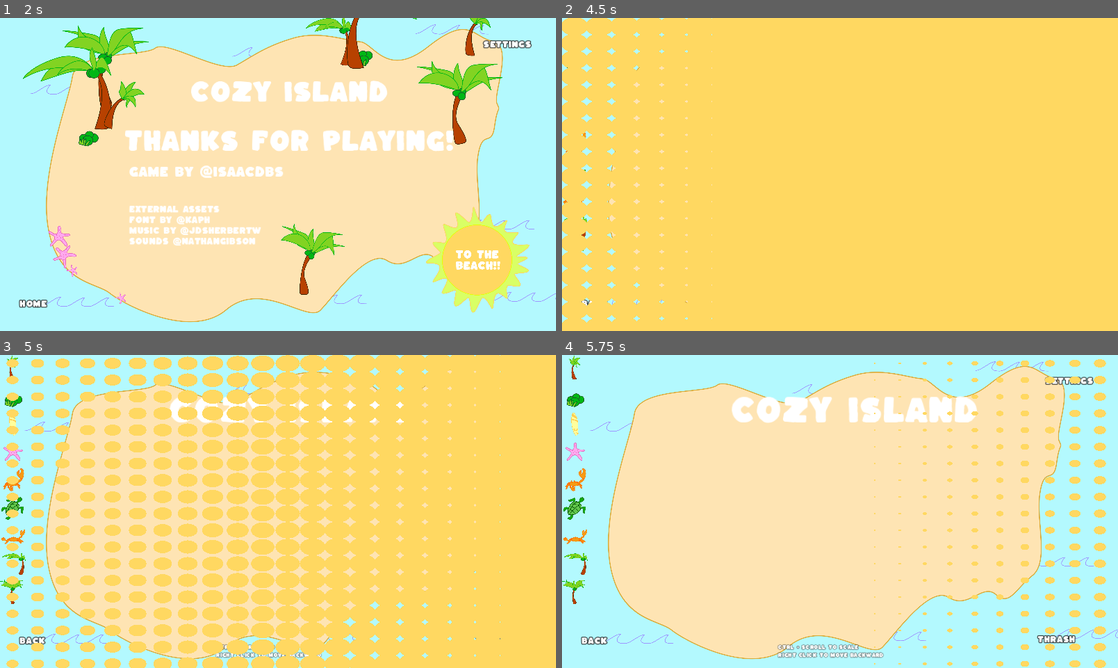
Above: before the commit, frames 1-4 (two rows, left to right).
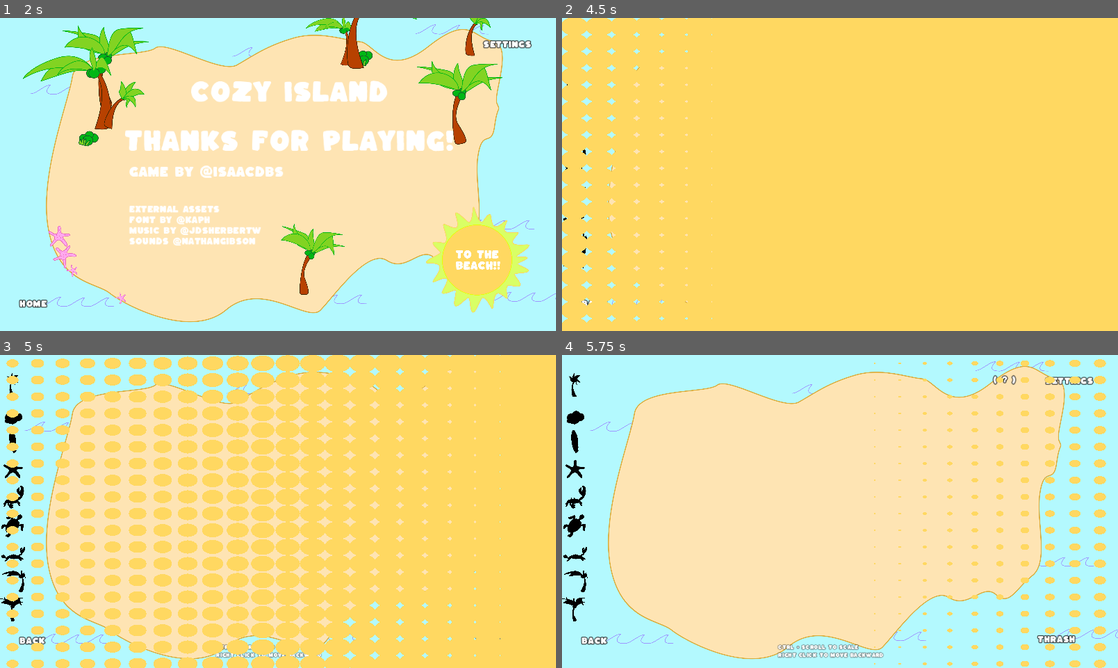
Above: after the commit, the same moments.

Repository: isaacdb/CozyIsland
Game: Godot game, scene res://Levels/final.tscn
Same seed, same stepped clock (60 frames per second), same inputs: the game is played once before the commit and once after it. This scene is started directly instead of the project's main scene. The engine's default icon, where the game draws it, is replaced by a stand-in: a white triangle on a blue panel in a dark square.
Inputs:
- Up to frame 1 (2 s): click "Settings" at 0.5 s; click "Restart" at 1.25 s
- Up to frame 2 (4.5 s): click "Restart" at 2 s; click "Restart" at 2.75 s; click "Next" at 3.5 s; click "Settings" at 4.25 s
- Up to frame 3 (5 s): no input
- Up to frame 4 (5.75 s): click "Restart" at 5 s

Frame 1 is identical in both runs. In frame 2, less than 0.1% of the frame differs, in the area x 0-5%, y 15-80%; in frame 3, 1.6%; in frame 4, 3.7%, in the area x 0-82%, y 0-86%.

Commit message:
improves after feedbacks

Diff:
--- a/Levels/Island/button_place.tscn
+++ b/Levels/Island/button_place.tscn
@@ -17,3 +17,4 @@
 anchor_bottom = 1.0
 grow_horizontal = 2
 grow_vertical = 2
+action_mode = 0
--- a/Levels/Island/island.gd
+++ b/Levels/Island/island.gd
@@ -1,15 +1,31 @@
 extends Node2D
 class_name Island
+
 @onready var back_button = $CanvasLayer/BackButton as Button
+@onready var button_info = $CanvasLayer/ButtonInfo as Button
+@onready var info = $CanvasLayer/Info as Label
 
 var _save : SaveIsland
 var _parent_itens : Node2D
+var _info_on := false
 
 func _ready():
 	back_button.pressed.connect(on_back_press)
+	button_info.pressed.connect(on_info_press)
 	_parent_itens = get_tree().get_first_node_in_group('Items')
 	load_island()
 	pass
+
+func on_info_press() -> void:
+	_info_on = !_info_on
+	var tween = get_tree().create_tween()
+	if _info_on:
+		tween.tween_property(info, "position:y", 90, 1).set_ease(Tween.EASE_OUT).set_trans(Tween.TRANS_BACK)
+	else:
+		tween.tween_property(info, "position:y", -200, 1).set_ease(Tween.EASE_OUT).set_trans(Tween.TRANS_BACK)
+	tween.play()
+	pass
+
 
 func load_island():
 	if SaveIsland.save_exists():
--- a/Levels/final.tscn
+++ b/Levels/final.tscn
@@ -20,6 +20,7 @@
 [ext_resource type="Script" path="res://Scripts/Gameplay/fade_shader.gd" id="17_5qcxw"]
 [ext_resource type="Script" path="res://Scripts/Gameplay/hover_control.gd" id="17_7t2fn"]
 [ext_resource type="Theme" uid="uid://dv3w4syw7lh2d" path="res://new_theme.tres" id="18_bnkk6"]
+[ext_resource type="PackedScene" uid="uid://cjvj3w2bh584e" path="res://UI/Settings/General/GeneralSettingOption/general_setting_option.tscn" id="19_xrumg"]
 
 [sub_resource type="ShaderMaterial" id="ShaderMaterial_y4srq"]
 resource_local_to_scene = true
@@ -325,6 +326,14 @@
 layout_mode = 2
 mouse_filter = 1
 
+[node name="PanelContainer3" type="PanelContainer" parent="CanvasLayer/MusicSlider/VBoxContainer"]
+self_modulate = Color(1, 1, 1, 0)
+layout_mode = 2
+
+[node name="GeneralSettingOption" parent="CanvasLayer/MusicSlider/VBoxContainer/PanelContainer3" instance=ExtResource("19_xrumg")]
+layout_mode = 2
+label_name = "Mobile"
+
 [node name="ButtonHome" type="Button" parent="CanvasLayer"]
 self_modulate = Color(1, 1, 1, 0)
 anchors_preset = 7
--- a/Levels/intro.tscn
+++ b/Levels/intro.tscn
@@ -239,6 +239,7 @@
 intensity = 2.0
 
 [node name="Fade" type="ColorRect" parent="CanvasLayer"]
+visible = false
 anchors_preset = 15
 anchor_right = 1.0
 anchor_bottom = 1.0
--- a/Levels/island.tscn
+++ b/Levels/island.tscn
@@ -10,6 +10,7 @@
 [ext_resource type="Texture2D" uid="uid://i8p56bqcbvj0" path="res://NewComponents/ComposeItem/2Tree/tree02.png" id="7_hhd63"]
 [ext_resource type="Texture2D" uid="uid://dfm88cgjjac2k" path="res://NewComponents/ComposeItem/1Coconut/coconut.png" id="8_a6y0s"]
 [ext_resource type="Texture2D" uid="uid://dkjh2j2qxtqjw" path="res://NewComponents/ComposeItem/1Star/star.png" id="9_3o0gp"]
+[ext_resource type="PackedScene" uid="uid://cjvj3w2bh584e" path="res://UI/Settings/General/GeneralSettingOption/general_setting_option.tscn" id="9_335gf"]
 [ext_resource type="PackedScene" uid="uid://c8u5k808qowge" path="res://Levels/Island/button_place.tscn" id="9_y4uxy"]
 [ext_resource type="Script" path="res://Scripts/Gameplay/hover_control.gd" id="10_dy10q"]
 [ext_resource type="PackedScene" uid="uid://cxo6heygywh7x" path="res://NewComponents/ComposeItem/1Coconut/1_coconut_place.tscn" id="10_ms5a5"]
@@ -30,6 +31,7 @@
 [ext_resource type="Texture2D" uid="uid://y0m7h52v2km7" path="res://icon.svg" id="24_sxh0e"]
 [ext_resource type="PackedScene" uid="uid://dogxrjupahngp" path="res://NewComponents/ComposeItem/5Tree01/5_tree_01_place.tscn" id="25_c8dhl"]
 [ext_resource type="PackedScene" uid="uid://bcwk2ecwr37id" path="res://NewComponents/ComposeItem/5Tree02/5_tree_02_place.tscn" id="27_akhtm"]
+[ext_resource type="Script" path="res://Scripts/Gameplay/tip_controller.gd" id="32_5kqqq"]
 
 [sub_resource type="ShaderMaterial" id="ShaderMaterial_4h1wg"]
 resource_local_to_scene = true
@@ -173,9 +175,21 @@
 layout_mode = 2
 mouse_filter = 1
 
+[node name="PanelContainer3" type="PanelContainer" parent="CanvasLayer/MusicSlider/VBoxContainer"]
+self_modulate = Color(1, 1, 1, 0)
+layout_mode = 2
+
+[node name="GeneralSettingOption" parent="CanvasLayer/MusicSlider/VBoxContainer/PanelContainer3" instance=ExtResource("9_335gf")]
+layout_mode = 2
+label_name = "Mobile"
+
 [node name="VBoxContainer" type="VBoxContainer" parent="CanvasLayer"]
 offset_right = 54.0
 offset_bottom = 173.0
+
+[node name="MarginContainer" type="MarginContainer" parent="CanvasLayer/VBoxContainer"]
+layout_mode = 2
+theme_override_constants/margin_top = 32
 
 [node name="2Tree" parent="CanvasLayer/VBoxContainer" instance=ExtResource("9_y4uxy")]
 layout_mode = 2
@@ -267,6 +281,109 @@
 
 [node name="AudioStreamPlayer2D" type="AudioStreamPlayer2D" parent="CanvasLayer/BackButton"]
 
+[node name="Thrash" type="Label" parent="CanvasLayer"]
+anchors_preset = 3
+anchor_left = 1.0
+anchor_top = 1.0
+anchor_right = 1.0
+anchor_bottom = 1.0
+offset_left = -167.0
+offset_top = -78.0
+offset_bottom = -38.0
+grow_horizontal = 0
+grow_vertical = 0
+theme = ExtResource("16_gy3je")
+text = "Thrash"
+vertical_alignment = 1
+
+[node name="Info" type="Label" parent="CanvasLayer"]
+anchors_preset = 5
+anchor_left = 0.5
+anchor_right = 0.5
+offset_left = 76.0
+offset_top = -200.0
+offset_right = 388.0
+offset_bottom = -139.0
+grow_horizontal = 2
+theme = ExtResource("16_gy3je")
+theme_override_constants/outline_size = 2
+theme_override_font_sizes/font_size = 10
+text = "This is your private island, use your
+item collection to decore it as you like.
+Create your own private beach!
+Have fun :)"
+vertical_alignment = 1
+
+[node name="ButtonInfo" type="Button" parent="CanvasLayer"]
+self_modulate = Color(1, 1, 1, 0)
+anchors_preset = 1
+anchor_left = 1.0
+anchor_right = 1.0
+offset_left = -278.0
+offset_top = 32.0
+offset_right = -194.0
+offset_bottom = 72.0
+grow_horizontal = 0
+script = ExtResource("10_dy10q")
+
+[node name="Info" type="Label" parent="CanvasLayer/ButtonInfo"]
+layout_mode = 1
+anchors_preset = 15
+anchor_right = 1.0
+anchor_bottom = 1.0
+grow_horizontal = 2
+grow_vertical = 2
+theme = ExtResource("16_gy3je")
+text = "( ? )"
+horizontal_alignment = 1
+vertical_alignment = 1
+
+[node name="AudioStreamPlayer2D" type="AudioStreamPlayer2D" parent="CanvasLayer/ButtonInfo"]
+
+[node name="TipControl" type="Control" parent="CanvasLayer"]
+layout_mode = 3
+anchors_preset = 0
+offset_right = 40.0
+offset_bottom = 40.0
+script = ExtResource("32_5kqqq")
+
+[node name="Tip" type="Label" parent="CanvasLayer/TipControl"]
+layout_mode = 1
+anchors_preset = 3
+anchor_left = 1.0
+anchor_top = 1.0
+anchor_right = 1.0
+anchor_bottom = 1.0
+offset_left = 407.0
+offset_top = 561.0
+offset_right = 626.0
+offset_bottom = 590.0
+grow_horizontal = 0
+grow_vertical = 0
+theme = ExtResource("16_gy3je")
+theme_override_constants/outline_size = 2
+theme_override_font_sizes/font_size = 10
+text = "Ctrl + Scroll to scale
+Right click to move backward"
+
+[node name="TipMobile" type="Label" parent="CanvasLayer/TipControl"]
+visible = false
+layout_mode = 1
+anchors_preset = 3
+anchor_left = 1.0
+anchor_top = 1.0
+anchor_right = 1.0
+anchor_bottom = 1.0
+offset_left = 407.0
+offset_top = 561.0
+offset_right = 626.0
+offset_bottom = 590.0
+grow_horizontal = 0
+grow_vertical = 0
+theme = ExtResource("16_gy3je")
+theme_override_constants/outline_size = 2
+theme_override_font_sizes/font_size = 10
+
 [node name="FadeShader" type="ColorRect" parent="CanvasLayer"]
 visible = false
 material = SubResource("ShaderMaterial_4h1wg")
@@ -279,51 +396,6 @@
 size_flags_vertical = 4
 script = ExtResource("18_07nni")
 
-[node name="Label" type="Label" parent="CanvasLayer"]
-anchors_preset = 3
-anchor_left = 1.0
-anchor_top = 1.0
-anchor_right = 1.0
-anchor_bottom = 1.0
-offset_left = -653.0
-offset_top = -41.0
-offset_right = -486.0
-offset_bottom = -18.0
-grow_horizontal = 0
-grow_vertical = 0
-theme = ExtResource("16_gy3je")
-theme_override_constants/outline_size = 2
-theme_override_font_sizes/font_size = 10
-text = "Ctrl + Scroll to scale
-Right click to move backward"
-
-[node name="Thrash" type="Label" parent="CanvasLayer"]
-anchors_preset = 3
-anchor_left = 1.0
-anchor_top = 1.0
-anchor_right = 1.0
-anchor_bottom = 1.0
-offset_left = -167.0
-offset_top = -78.0
-offset_bottom = -38.0
-grow_horizontal = 0
-grow_vertical = 0
-theme = ExtResource("16_gy3je")
-text = "Thrash"
-vertical_alignment = 1
-
-[node name="Title" type="Label" parent="CanvasLayer"]
-offset_left = 178.0
-offset_top = 81.0
-offset_right = 1035.0
-offset_bottom = 151.0
-theme = ExtResource("16_gy3je")
-theme_override_constants/outline_size = 0
-theme_override_font_sizes/font_size = 60
-text = "Cozy island"
-horizontal_alignment = 1
-vertical_alignment = 1
-
 [node name="Thrash" type="Area2D" parent="." groups=["Thrash"]]
 position = Vector2(1166, 639)
 
--- a/Levels/level_01.tscn
+++ b/Levels/level_01.tscn
@@ -9,6 +9,7 @@
 [ext_resource type="Script" path="res://Scripts/Gameplay/slot_manager.gd" id="7_lcdr6"]
 [ext_resource type="PackedScene" uid="uid://rsym1ygndspd" path="res://UI/canvas_layer.tscn" id="11_actjg"]
 [ext_resource type="Script" path="res://Scripts/Gameplay/safe_area.gd" id="12_uk21e"]
+[ext_resource type="Script" path="res://Scripts/Gameplay/tip_controller.gd" id="12_x2qpk"]
 [ext_resource type="Texture2D" uid="uid://i8p56bqcbvj0" path="res://NewComponents/ComposeItem/2Tree/tree02.png" id="13_detfn"]
 [ext_resource type="Script" path="res://Scripts/Gameplay/item_collect.gd" id="14_w6xw4"]
 [ext_resource type="Theme" uid="uid://dv3w4syw7lh2d" path="res://new_theme.tres" id="19_tcyph"]
@@ -113,19 +114,35 @@
 next_scene = "level_02"
 current_level = "01"
 
-[node name="Tip" type="Label" parent="."]
-offset_left = -147.0
-offset_top = 155.0
-offset_right = 148.0
-offset_bottom = 179.0
-theme = ExtResource("19_tcyph")
-theme_override_font_sizes/font_size = 20
-text = "Tap or hold to drag"
-script = ExtResource("20_dg8mg")
-
 [node name="Sprite2D" type="Sprite2D" parent="."]
 position = Vector2(7, 819)
 scale = Vector2(0.3, 0.3)
 texture = ExtResource("13_detfn")
 script = ExtResource("14_w6xw4")
 item_name = "2Tree"
+
+[node name="TipController" type="Node2D" parent="."]
+script = ExtResource("12_x2qpk")
+
+[node name="Tip" type="Label" parent="TipController"]
+offset_left = -147.0
+offset_top = 155.0
+offset_right = 149.0
+offset_bottom = 206.0
+theme = ExtResource("19_tcyph")
+theme_override_font_sizes/font_size = 20
+text = "Tap or hold to drag
+Fill all the squares"
+script = ExtResource("20_dg8mg")
+
+[node name="TipMobile" type="Label" parent="TipController"]
+visible = false
+offset_left = -147.0
+offset_top = 155.0
+offset_right = 149.0
+offset_bottom = 206.0
+theme = ExtResource("19_tcyph")
+theme_override_font_sizes/font_size = 20
+text = "Tap and hold to drag
+Fill all the squares"
+script = ExtResource("20_dg8mg")
--- a/Levels/level_02.tscn
+++ b/Levels/level_02.tscn
@@ -8,6 +8,7 @@
 [ext_resource type="Script" path="res://Scripts/Gameplay/slot_manager.gd" id="6_bm6sq"]
 [ext_resource type="PackedScene" uid="uid://r2vosq7ralyx" path="res://NewComponents/ComposeItem/2Tree/2_tree.tscn" id="8_the4i"]
 [ext_resource type="PackedScene" uid="uid://rsym1ygndspd" path="res://UI/canvas_layer.tscn" id="9_6h6oq"]
+[ext_resource type="Script" path="res://Scripts/Gameplay/tip_controller.gd" id="10_a603s"]
 [ext_resource type="Script" path="res://Scripts/Gameplay/safe_area.gd" id="12_hm2w1"]
 [ext_resource type="Theme" uid="uid://dv3w4syw7lh2d" path="res://new_theme.tres" id="17_cb2k4"]
 [ext_resource type="Script" path="res://Scripts/Gameplay/tween_float.gd" id="18_dx070"]
@@ -121,12 +122,28 @@
 next_scene = "level_03"
 current_level = "02"
 
-[node name="Tip" type="Label" parent="."]
-offset_left = -151.0
-offset_top = 152.0
-offset_right = 144.0
-offset_bottom = 176.0
+[node name="TipController" type="Node2D" parent="."]
+script = ExtResource("10_a603s")
+
+[node name="Tip" type="Label" parent="TipController"]
+offset_left = -147.0
+offset_top = 155.0
+offset_right = 149.0
+offset_bottom = 206.0
 theme = ExtResource("17_cb2k4")
 theme_override_font_sizes/font_size = 20
-text = "Tap or hold to drag"
+text = "Tap or hold to drag
+Fill all the squares"
 script = ExtResource("18_dx070")
+
+[node name="TipMobile" type="Label" parent="TipController"]
+visible = false
+offset_left = -147.0
+offset_top = 155.0
+offset_right = 149.0
+offset_bottom = 206.0
+theme = ExtResource("17_cb2k4")
+theme_override_font_sizes/font_size = 20
+text = "Tap and hold to drag
+Fill all the squares"
+script = ExtResource("18_dx070")
--- a/Levels/level_03.tscn
+++ b/Levels/level_03.tscn
@@ -8,6 +8,7 @@
 [ext_resource type="Script" path="res://Scripts/Gameplay/slot_manager.gd" id="6_hbu31"]
 [ext_resource type="PackedScene" uid="uid://r2vosq7ralyx" path="res://NewComponents/ComposeItem/2Tree/2_tree.tscn" id="7_2nadx"]
 [ext_resource type="PackedScene" uid="uid://rsym1ygndspd" path="res://UI/canvas_layer.tscn" id="9_314gp"]
+[ext_resource type="Script" path="res://Scripts/Gameplay/tip_controller.gd" id="10_qpc1f"]
 [ext_resource type="Script" path="res://Scripts/Gameplay/safe_area.gd" id="11_0atqk"]
 [ext_resource type="Theme" uid="uid://dv3w4syw7lh2d" path="res://new_theme.tres" id="17_y5kov"]
 [ext_resource type="Script" path="res://Scripts/Gameplay/tween_float.gd" id="18_sngbs"]
@@ -111,14 +112,27 @@
 next_scene = "level_04"
 current_level = "03"
 
-[node name="Tip" type="Label" parent="."]
-offset_left = -167.0
-offset_top = 122.0
-offset_right = 150.0
-offset_bottom = 173.0
+[node name="TipController" type="Node2D" parent="."]
+script = ExtResource("10_qpc1f")
+
+[node name="Tip" type="Label" parent="TipController"]
+offset_left = -147.0
+offset_top = 155.0
+offset_right = 149.0
+offset_bottom = 206.0
 theme = ExtResource("17_y5kov")
 theme_override_font_sizes/font_size = 20
 text = "Scroll or right click
-to rotate"
-horizontal_alignment = 1
+to rotate while dragging"
 script = ExtResource("18_sngbs")
+
+[node name="TipMobile" type="Label" parent="TipController"]
+visible = false
+offset_left = -147.0
+offset_top = 155.0
+offset_right = 149.0
+offset_bottom = 206.0
+theme = ExtResource("17_y5kov")
+theme_override_font_sizes/font_size = 20
+text = "Tap to rotate"
+script = ExtResource("18_sngbs")
--- a/NewComponents/ComposeItem/compose_item.gd
+++ b/NewComponents/ComposeItem/compose_item.gd
@@ -76,8 +76,16 @@
 	if not _is_dragging:
 		return
 
-	if (_position_click - get_global_mouse_position()).length() < 10:
-		return
+	if GeneralSettingsManager.mobile:
+		_is_dragging = false
+		if (_position_click - get_global_mouse_position()).length() < 10:
+			rotate_aux("up")
+			await get_tree().create_timer(0.3).timeout
+		pass
+	else:
+		if (_position_click - get_global_mouse_position()).length() < 10:
+			return
+		pass
 
 	_is_dragging = false
 	drop_item()
--- a/NewComponents/ComposeItem/place_item.gd
+++ b/NewComponents/ComposeItem/place_item.gd
@@ -96,8 +96,15 @@
 	if not _is_dragging:
 		return
 
-	if (_position_click - get_global_mouse_position()).length() < 10:
-		return
+	if GeneralSettingsManager.mobile:
+		_is_dragging = false
+		if (_position_click - get_global_mouse_position()).length() < 10:
+			rotate_aux("up")
+		pass
+	else:
+		if (_position_click - get_global_mouse_position()).length() < 10:
+			return
+		pass
 
 	drop_item()
 	pass
--- a/Scripts/Gameplay/button_place.gd
+++ b/Scripts/Gameplay/button_place.gd
@@ -8,12 +8,11 @@
 
 func _ready():
 	texture = item_texture
-	var avaiable = true
+	var avaiable = Global.list_itens_avaiable.any(func(i): return i == item_name)
 	if avaiable:
 		button.pressed.connect(on_pressed)
 	else:
 		modulate = Color.BLACK
-
 	pass
 
 func on_pressed():
--- a/Scripts/Gameplay/fade_shader.gd
+++ b/Scripts/Gameplay/fade_shader.gd
@@ -18,7 +18,6 @@
 
 func fade_out():
 	visible = true
-	#rotation_degrees = 180
 	var tween = create_tween()
 	tween.tween_property(material, "shader_parameter/position", -1.5, 2)
 	tween.play()
--- a/Scripts/Gameplay/hover_control.gd
+++ b/Scripts/Gameplay/hover_control.gd
@@ -1,19 +1,29 @@
-extends Control
+extends Button
 
 @onready var audio_stream = $AudioStreamPlayer2D as AudioStreamPlayer2D
 
 var _hover_clip = preload("res://Sounds/hover.ogg") as AudioStream
 var _original_scale : Vector2
 var _hover_scale : Vector2
+var _click_scale : Vector2
 
 func _ready():
 	_original_scale = scale
 	_hover_scale = scale * 1.1
+	_click_scale = scale * 0.6
 	audio_stream.stream = _hover_clip
 	audio_stream.bus = "Sound"
 
 	mouse_entered.connect(Callable(on_hover_button_next).bind(true))
 	mouse_exited.connect(Callable(on_hover_button_next).bind(false))
+	pressed.connect(on_pressed)
+	pass
+
+func on_pressed():
+	audio_stream.play()
+	var tween = get_tree().create_tween()
+	tween.tween_property(self, "scale", _click_scale, 0.1).set_ease(Tween.EASE_OUT).set_trans(Tween.TRANS_CUBIC)
+	tween.tween_property(self, "scale", _hover_scale, 0.1).set_ease(Tween.EASE_OUT).set_trans(Tween.TRANS_CUBIC)
 	pass
 
 func on_hover_button_next(is_on_hover: bool) -> void:
--- a/Scripts/Gameplay/intro.gd
+++ b/Scripts/Gameplay/intro.gd
@@ -38,7 +38,10 @@
 	pass
 
 func _process(delta):
-	if Input.is_action_just_pressed("space") and _can_skip:
+	if not _can_skip:
+		return
+
+	if Input.is_action_just_pressed("space") or Input.is_action_just_pressed("click"):
 		_switch_scene()
 	pass
 
--- a/Scripts/Gameplay/level_completed.gd
+++ b/Scripts/Gameplay/level_completed.gd
@@ -7,6 +7,7 @@
 @onready var button_restart = $Control/ButtonRestart as Button
 @onready var level = $Control/Level as Label
 @onready var button_home = $Control/ButtonHome as Button
+@onready var button_rotate = $Control/ButtonRotate as Button
 
 var _levels_path := "res://Levels/"
 
@@ -17,6 +18,10 @@
 	button_restart.pressed.connect(on_restart)
 	button_home.pressed.connect(on_home_pressed)
 	level.text = current_level + "/20"
+
+	button_rotate.pressed.connect(func(): Global.rotate_mobile.emit())
+	button_rotate.visible = false
+	#Global.control_change.connect(func(): button_rotate.visible = GeneralSettingsManager.mobile)
 	pass
 
 func completed() -> void:
--- /dev/null
+++ b/Scripts/Gameplay/tip_controller.gd
@@ -0,0 +1,14 @@
+extends Node
+
+@onready var tip = $Tip as Label
+@onready var tip_mobile = $TipMobile as Label
+
+func _ready():
+	Global.control_change.connect(on_control_change)
+	on_control_change()
+	pass
+
+func on_control_change():
+	tip.visible = not GeneralSettingsManager.mobile
+	tip_mobile.visible = GeneralSettingsManager.mobile
+	pass
--- a/Scripts/Singletons/GeneralSettingsManager.gd
+++ b/Scripts/Singletons/GeneralSettingsManager.gd
@@ -3,7 +3,10 @@
 
 var cameraShake: bool = true
 var dustParticles: bool = true
-
+var mobile: bool = false:
+	set(value):
+		mobile = value
+		Global.control_change.emit()
 
 func set_prop_setting_value(prop: PropName, value) -> void:
 	match prop:
@@ -11,13 +14,16 @@
 			cameraShake = value
 		PropName.DUST_PARTICLE:
 			dustParticles = value
+		PropName.MOBILE:
+			mobile = value
 		_:
 			assert(false, "Prop setting '" + str(prop) + "' is not mapped");
 	pass
 
 enum PropName {
 	CAMERA_SHAKE,
-	DUST_PARTICLE
+	DUST_PARTICLE,
+	MOBILE,
 }
 
 enum PropType {
--- a/Scripts/Singletons/Global.gd
+++ b/Scripts/Singletons/Global.gd
@@ -3,6 +3,8 @@
 signal attach_item
 signal level_complete
 signal switch_level
+signal rotate_mobile
+signal control_change
 
 var is_dragging := false
 var current_scene : String = "res://Levels/level_01.tscn"
--- a/UI/Settings/General/GeneralSettingOption/GeneralSettingOption.gd
+++ b/UI/Settings/General/GeneralSettingOption/GeneralSettingOption.gd
@@ -1,7 +1,7 @@
 extends HBoxContainer
 
 
-@export var prop_name : GeneralSettingsManager.PropName = GeneralSettingsManager.PropName.CAMERA_SHAKE
+@export var prop_name : GeneralSettingsManager.PropName = GeneralSettingsManager.PropName.MOBILE
 @export var prop_type : GeneralSettingsManager.PropType = GeneralSettingsManager.PropType.TOGGLE
 @export var label_name : String = "Default"
 
@@ -26,6 +26,7 @@
 	label.text = label_name;
 	spacer_toggle_button.visible = prop_type == GeneralSettingsManager.PropType.TOGGLE;
 	toggle_button.visible = prop_type == GeneralSettingsManager.PropType.TOGGLE;
+	toggle_button.button_pressed = false
 	slider.visible = prop_type == GeneralSettingsManager.PropType.SLIDER;
 	pass
 
--- a/UI/Settings/General/GeneralSettingOption/general_setting_option.tscn
+++ b/UI/Settings/General/GeneralSettingOption/general_setting_option.tscn
@@ -1,6 +1,7 @@
-[gd_scene load_steps=2 format=3 uid="uid://cjvj3w2bh584e"]
+[gd_scene load_steps=3 format=3 uid="uid://cjvj3w2bh584e"]
 
 [ext_resource type="Script" path="res://UI/Settings/General/GeneralSettingOption/GeneralSettingOption.gd" id="1_iepvs"]
+[ext_resource type="Theme" uid="uid://dv3w4syw7lh2d" path="res://new_theme.tres" id="2_jap2n"]
 
 [node name="GeneralSettingOption" type="HBoxContainer"]
 anchors_preset = 10
@@ -15,6 +16,7 @@
 [node name="Label" type="Label" parent="."]
 unique_name_in_owner = true
 layout_mode = 2
+theme = ExtResource("2_jap2n")
 text = "Toggle"
 
 [node name="SpacerToggleButton" type="Control" parent="."]
--- a/UI/canvas_layer.tscn
+++ b/UI/canvas_layer.tscn
@@ -9,6 +9,7 @@
 [ext_resource type="Script" path="res://Scripts/Gameplay/hover_control.gd" id="6_dbr8w"]
 [ext_resource type="Theme" uid="uid://dv3w4syw7lh2d" path="res://new_theme.tres" id="7_nlf8k"]
 [ext_resource type="Shader" path="res://Scripts/Shaders/transition_points.gdshader" id="8_snpme"]
+[ext_resource type="PackedScene" uid="uid://cjvj3w2bh584e" path="res://UI/Settings/General/GeneralSettingOption/general_setting_option.tscn" id="9_4xvrf"]
 [ext_resource type="Script" path="res://Scripts/Gameplay/fade_shader.gd" id="9_uoost"]
 
 [sub_resource type="ShaderMaterial" id="ShaderMaterial_6bvuy"]
@@ -39,19 +40,37 @@
 anchors_preset = 5
 anchor_left = 0.5
 anchor_right = 0.5
-offset_left = -95.5
-offset_right = 95.5
-offset_bottom = 187.0
+offset_left = -95.0
+offset_top = -36.0
+offset_right = 96.0
+offset_bottom = 196.0
 grow_horizontal = 2
 scale = Vector2(0.8, 0.8)
 pivot_offset = Vector2(90, 90)
 text = "Next"
 script = ExtResource("6_dbr8w")
 
+[node name="Label" type="Label" parent="Control/ButtonNext"]
+layout_mode = 1
+anchors_preset = 10
+anchor_right = 1.0
+offset_bottom = 19.0
+grow_horizontal = 2
+theme = ExtResource("7_nlf8k")
+text = "Next level"
+horizontal_alignment = 1
+vertical_alignment = 1
+
 [node name="TextureRect" type="TextureRect" parent="Control/ButtonNext"]
-layout_mode = 0
-offset_right = 604.0
-offset_bottom = 608.0
+layout_mode = 1
+anchors_preset = 15
+anchor_right = 1.0
+anchor_bottom = 1.0
+offset_top = 58.075
+offset_right = 413.0
+offset_bottom = 434.075
+grow_horizontal = 2
+grow_vertical = 2
 scale = Vector2(0.3, 0.3)
 texture = ExtResource("3_64qjy")
 
@@ -176,6 +195,14 @@
 layout_mode = 2
 mouse_filter = 1
 
+[node name="PanelContainer3" type="PanelContainer" parent="Control/MusicSlider/VBoxContainer"]
+self_modulate = Color(1, 1, 1, 0)
+layout_mode = 2
+
+[node name="GeneralSettingOption" parent="Control/MusicSlider/VBoxContainer/PanelContainer3" instance=ExtResource("9_4xvrf")]
+layout_mode = 2
+label_name = "Mobile"
+
 [node name="ButtonRestart" type="Button" parent="Control"]
 self_modulate = Color(1, 1, 1, 0)
 layout_mode = 1
@@ -209,6 +236,47 @@
 
 [node name="AudioStreamPlayer2D" type="AudioStreamPlayer2D" parent="Control/ButtonRestart"]
 
+[node name="ButtonRotate" type="Button" parent="Control"]
+self_modulate = Color(1, 1, 1, 0)
+layout_mode = 1
+anchors_preset = 3
+anchor_left = 1.0
+anchor_top = 1.0
+anchor_right = 1.0
+anchor_bottom = 1.0
+offset_left = -151.0
+offset_top = -281.0
+offset_right = -52.0
+offset_bottom = -203.0
+grow_horizontal = 0
+grow_vertical = 0
+theme = ExtResource("7_nlf8k")
+action_mode = 0
+text = "Restart"
+script = ExtResource("6_dbr8w")
+
+[node name="Label2" type="Label" parent="Control/ButtonRotate"]
+layout_mode = 1
+anchors_preset = 8
+anchor_left = 0.5
+anchor_top = 0.5
+anchor_right = 0.5
+anchor_bottom = 0.5
+offset_left = -33.5
+offset_top = -66.0
+offset_right = 34.5
+offset_bottom = 42.0
+grow_horizontal = 2
+grow_vertical = 2
+mouse_filter = 1
+theme = ExtResource("7_nlf8k")
+theme_override_font_sizes/font_size = 80
+text = "↻"
+horizontal_alignment = 1
+vertical_alignment = 1
+
+[node name="AudioStreamPlayer2D" type="AudioStreamPlayer2D" parent="Control/ButtonRotate"]
+
 [node name="ButtonHome" type="Button" parent="Control"]
 self_modulate = Color(1, 1, 1, 0)
 layout_mode = 1
@@ -236,7 +304,7 @@
 grow_vertical = 2
 mouse_filter = 1
 theme = ExtResource("7_nlf8k")
-text = "Home"
+text = "My Island"
 vertical_alignment = 1
 
 [node name="AudioStreamPlayer2D" type="AudioStreamPlayer2D" parent="Control/ButtonHome"]
@@ -251,6 +319,7 @@
 text = "1/20"
 
 [node name="FadeShader" type="ColorRect" parent="."]
+visible = false
 material = SubResource("ShaderMaterial_6bvuy")
 anchors_preset = 15
 anchor_right = 1.0
Not shown: 1 places in Levels/final.tscn that only renumber resources
Not shown: 1 places in Levels/island.tscn that only renumber resources
Not shown: 1 places in Levels/level_01.tscn that only renumber resources
Not shown: 1 places in Levels/level_02.tscn that only renumber resources
Not shown: 1 places in Levels/level_03.tscn that only renumber resources
Not shown: 1 places in UI/canvas_layer.tscn that only renumber resources
Not shown, changed: export_presets.cfg
